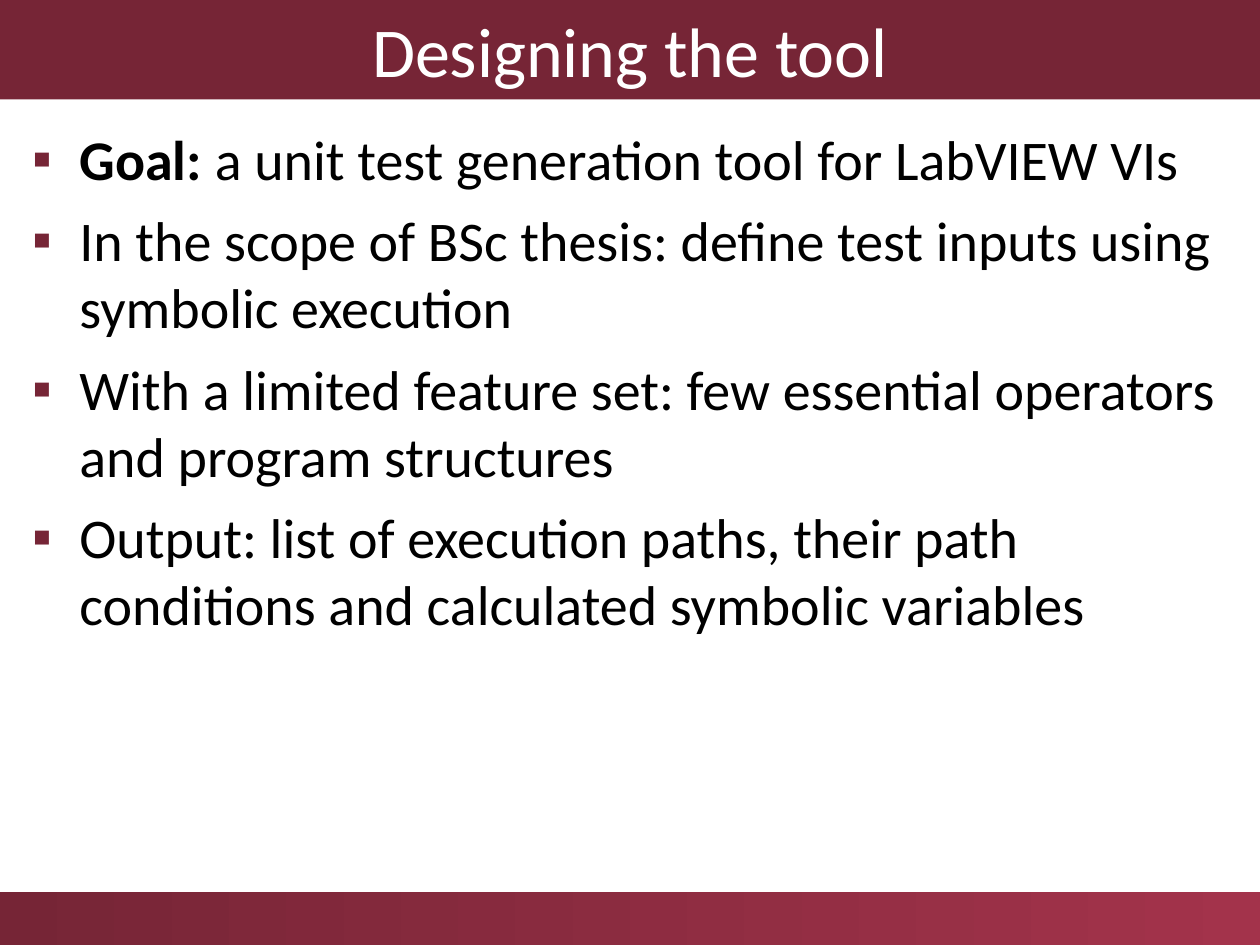
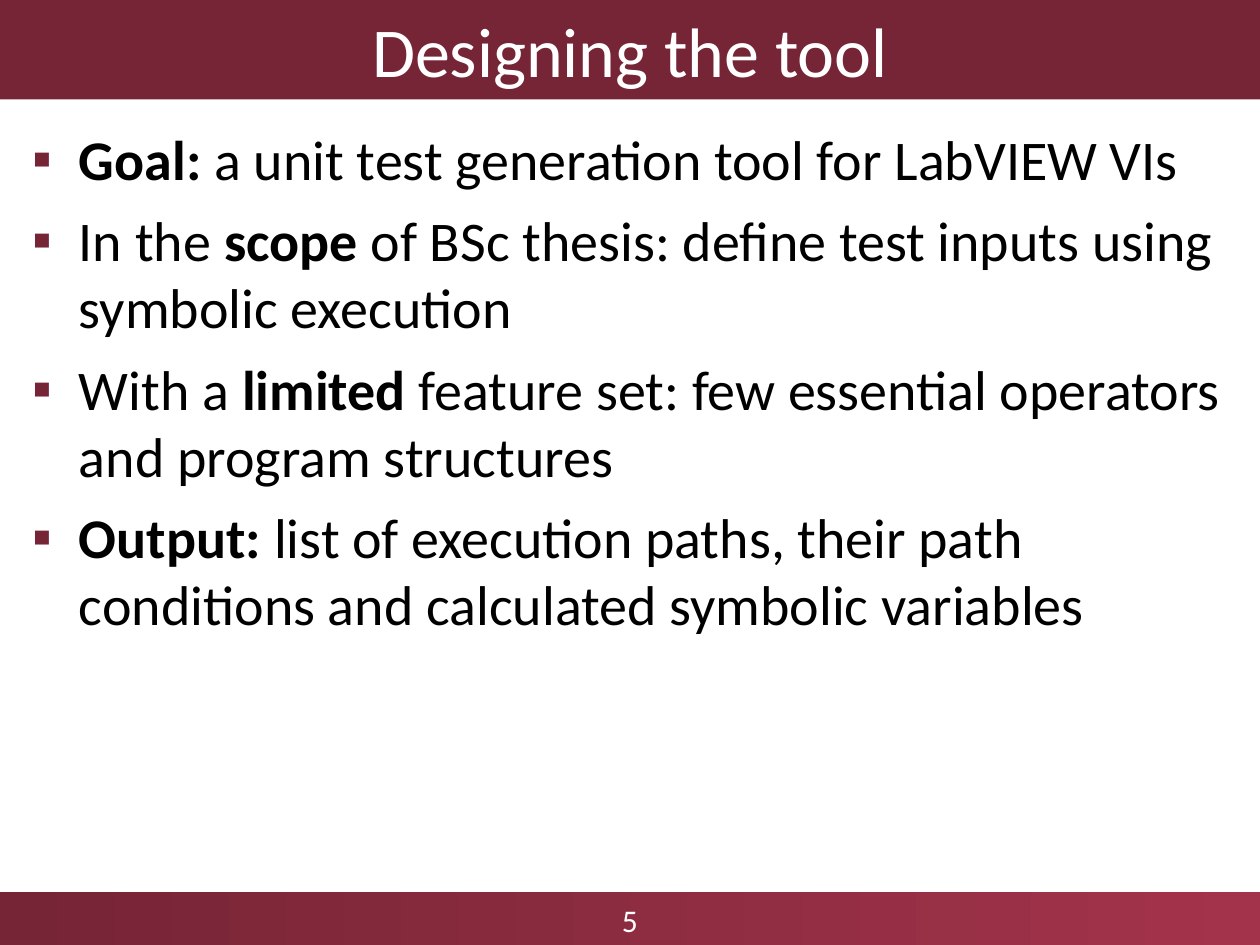
Before and after one commit to aronszabo/thesis-labview-testing, a slide deck: slide 5 of ftsrg-presentation.ppt. Drawn at 1260x945 pixels with LibreOffice and Linux fonts; fonts in the diff are those of the drawing; background and template pictures are left out. Boxes give left, top, right and bottom in pixels: in the first picture for what was removed or moved away, otherwise in the second. Text is boxed around its words. In the diff, an @@ line names an element or a change of style, - is before the commit and + after.

```diff
--- a/ftsrg-presentation.ppt
+++ b/ftsrg-presentation.ppt
@@ text "Goal: a unit test generation ..." at [79, 140, 1220, 634]: bold on in "scope", "limited", "Output:"; indent changed @@
@@ text added at [622, 911, 638, 932], 18 pt, text #FFFFFF @@
+5
```
Also in this commit, not shown: 8 other slides changed, 3 slides added.
